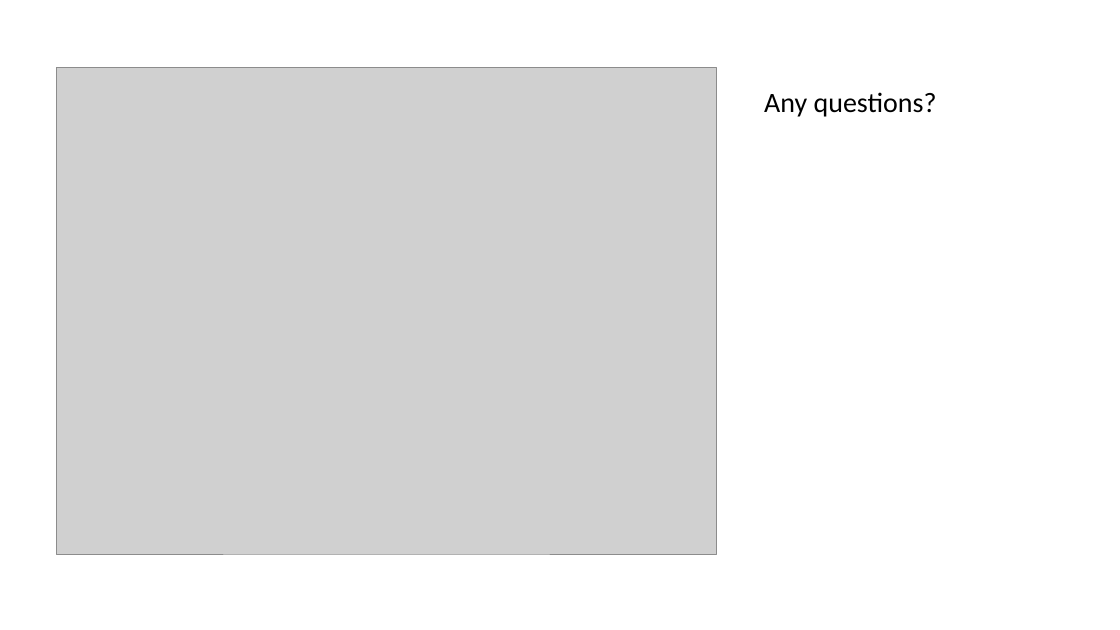
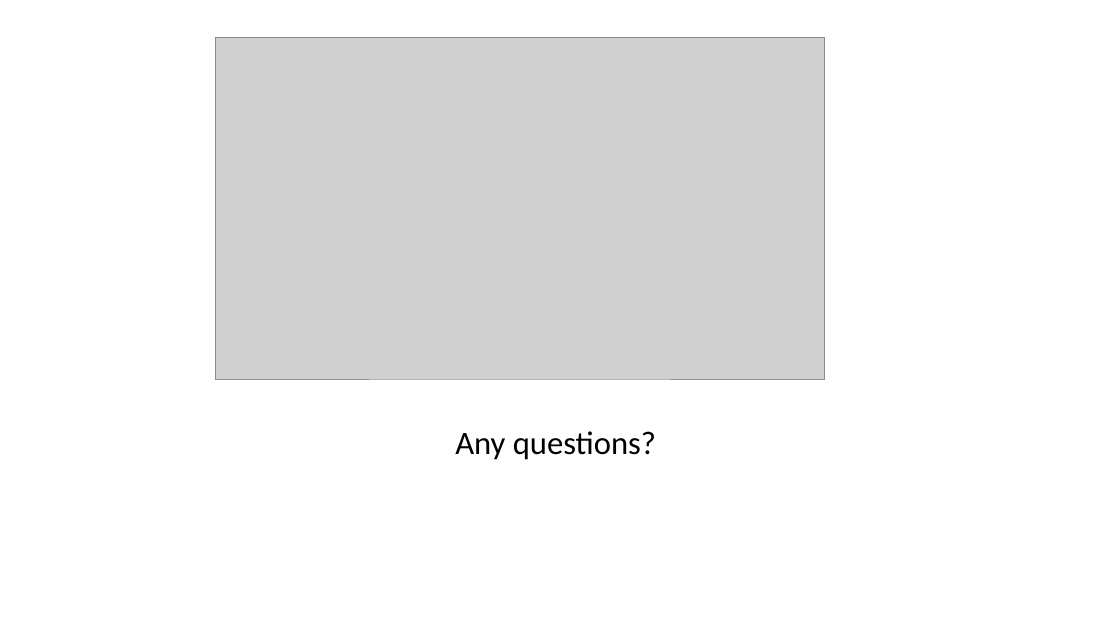
Before and after one commit to J-Damhuis/Cooperation, a slide deck: slide 19 of Presentations/Presentation_25-01-2019_final.pptx (slide 2 before the commit). Drawn at 1120x630 pixels with LibreOffice and Linux fonts; fonts in the diff are those of the drawing; grey boxes stand for pictures. Boxes give left, top, right and bottom in pixels: in the first picture for what was removed or moved away, otherwise in the second. Text is boxed around its words. In the diff, an @@ line names an element or a change of style, - is before the commit and + after.

```diff
--- a/Presentations/Presentation_25-01-2019_final.pptx
+++ b/Presentations/Presentation_25-01-2019_final.pptx
@@ picture added at box(215, 38, 824, 379) @@
@@ picture removed at box(57, 68, 717, 555) @@
@@ text "Any questions?": place and size @@
-text "Any questions?" at box(764, 92, 937, 117)
+text "Any questions?" at box(455, 431, 656, 460)
@@ text "Any questions?" at box(455, 431, 656, 460): size 24 to 28 pt; alignment left to centre; line spacing 1 to 0.9; more space between paragraphs @@
```
Also in this commit, not shown: 17 slides added, 2 other files.
